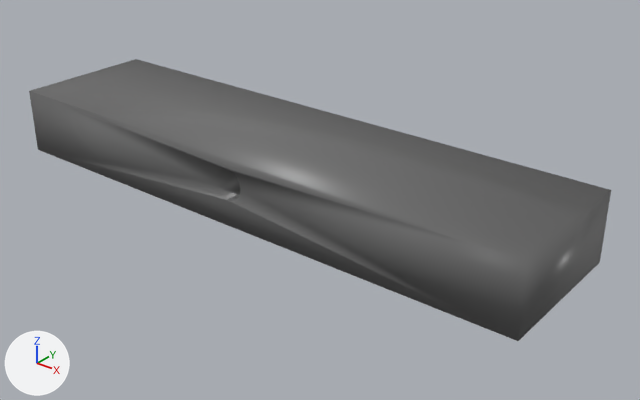
What one commit did to the OBJ model phoebe_mujoco_config/description/assets/full/rocker.obj.
Both versions are drawn from a camera (50 mm lens) standing at (0.418, -0.475, 0.277) and looking at (0.03, 0.01, -0.023). Lighting does not change. The marker at lower left points along +X, +Y and +Z. The picture after the commit comes second. Where no turn or scale is listed for an object, it has been applied to the vertices. Vertices at exactly the same position are counted once.

The scene before the commit, as lines of its bpy script (objects in view):
```python
me_rocker = bpy.data.meshes.new('rocker')
me_rocker.from_pydata(...)  # 80 vertices, 160 faces; spans x -0.236..0.236, y -0.06..0.06, z -0.028..0.028
me_rocker.materials.append(mat_new_mat_color_006)  # dark grey #6c6c6c
ob_rocker = bpy.data.objects.new('rocker', me_rocker)
ob_rocker.location = (0.0, 0.0, 0.0)
```
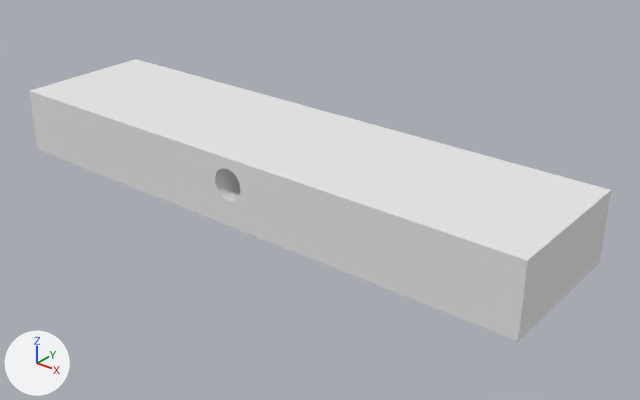
What differs and where, as boxes (x1, y1, x2, y2) in the pictures (640 x 400 px):
'rocker', recoloured, shading changed (dark grey to white)
    both: (29, 59, 611, 341)

The change, as a diff of the scene's bpy script:
```diff
--- a/phoebe_mujoco_config/description/assets/full/rocker.obj.py
+++ b/phoebe_mujoco_config/description/assets/full/rocker.obj.py
@@ mat_mtl_rocker @@
+mat_mtl_rocker = principled_material('mtl_rocker')
+mat_mtl_rocker.base_color = (0.8, 0.8, 0.8)  # white #e7e7e7
+mat_mtl_rocker.roughness = 1.0
@@ me_rocker @@
 me_rocker.from_pydata(...)  # 80 vertices, 160 faces; spans x -0.236..0.236, y -0.06..0.06, z -0.028..0.028
 # used by ob_rocker; location = (0.0, 0.0, 0.0)
-me_rocker.materials.append(mat_new_mat_color_006)  # dark grey #6c6c6c
+# me_rocker part 1: all faces are now shaded flat (160 of 160 changed)
+me_rocker.materials.append(mat_mtl_rocker)  # white #e7e7e7
```
